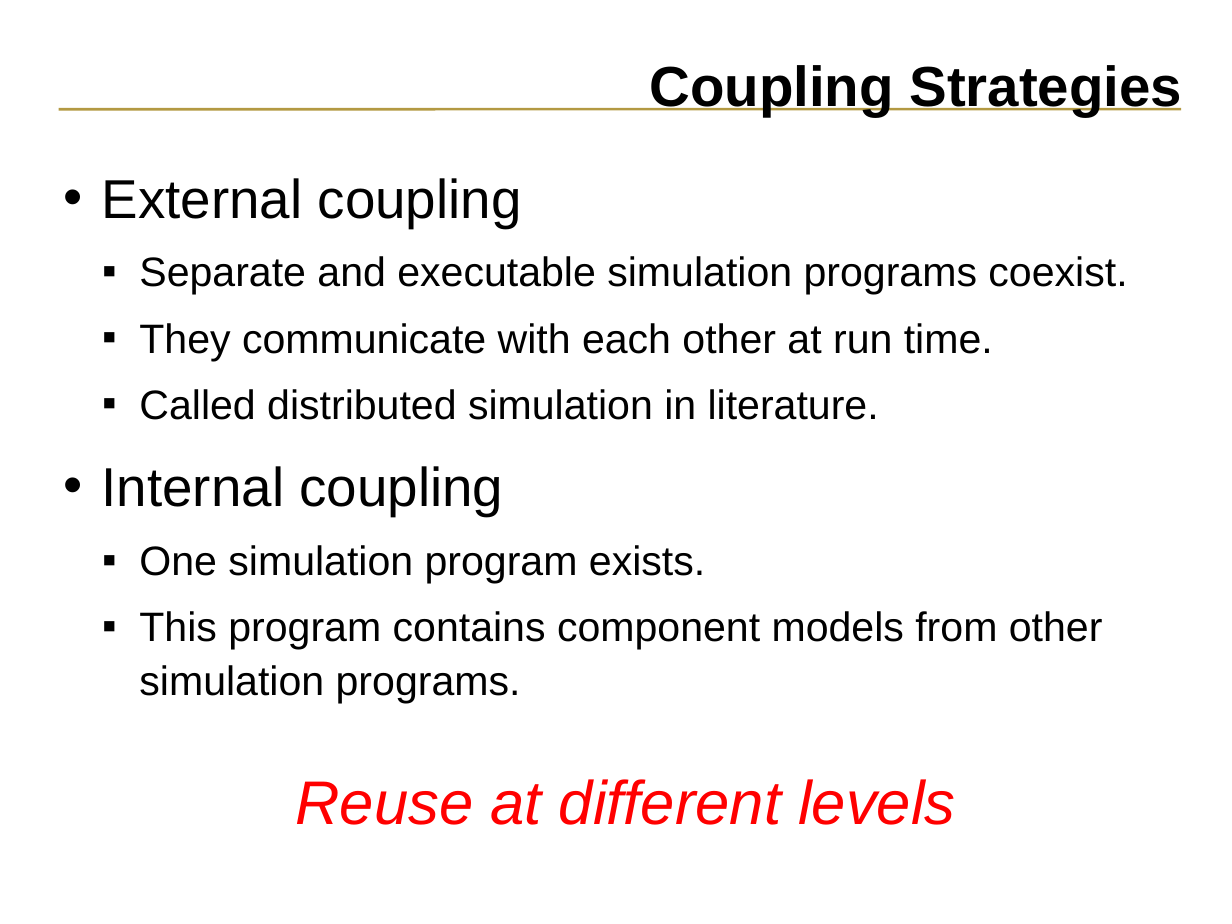
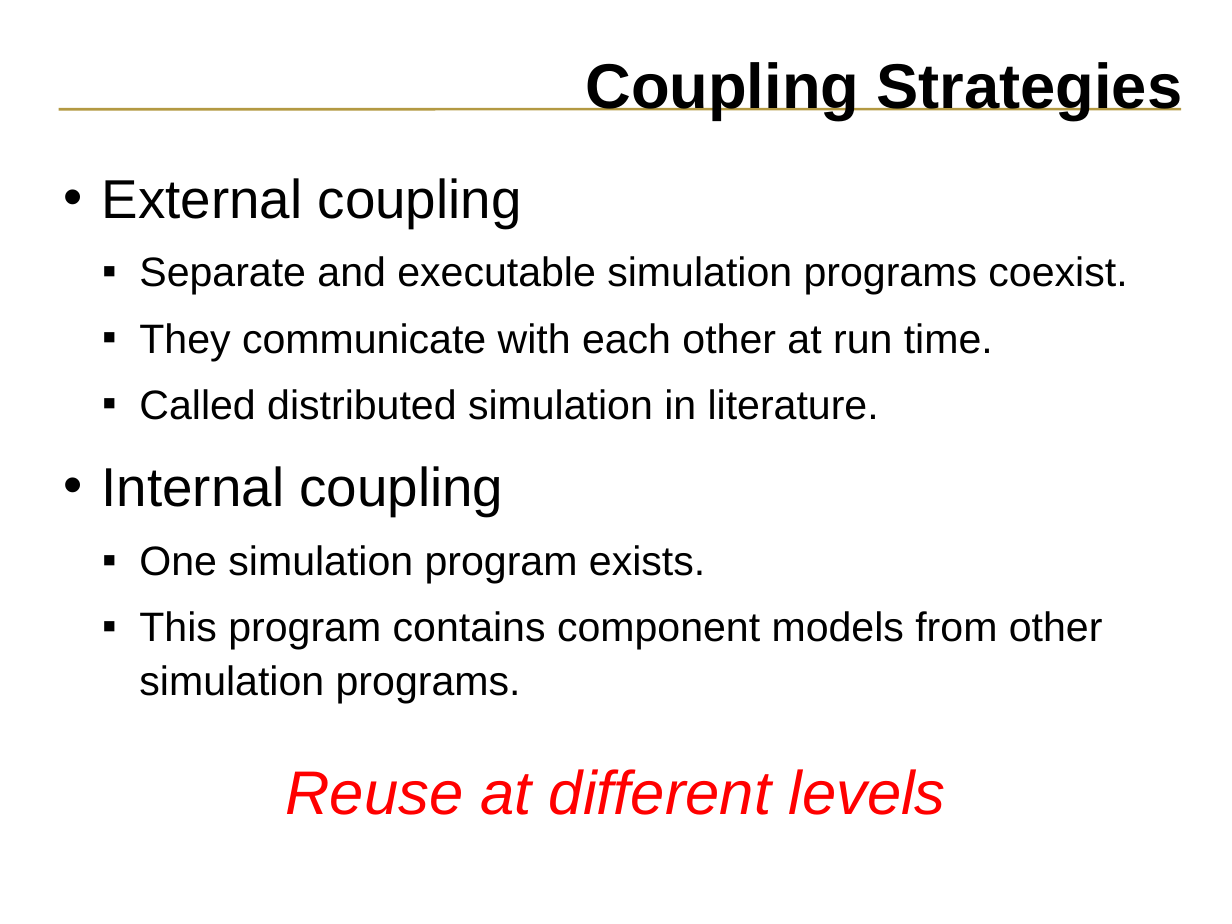
Before and after one commit to ESP-rCommunity/ESPrExtras, a slide deck: slide 4 of training/NRCan_course_materials/trnsys_coupling/trnsys_coupling.ppt. Drawn at 1232x924 pixels with LibreOffice and Linux fonts; fonts in the diff are those of the drawing. Boxes give left, top, right and bottom in pixels: in the first picture for what was removed or moved away, otherwise in the second. Text is boxed around its words. In the diff, an @@ line names an element or a change of style, - is before the commit and + after.

```diff
--- a/training/NRCan_course_materials/trnsys_coupling/trnsys_coupling.ppt
+++ b/training/NRCan_course_materials/trnsys_coupling/trnsys_coupling.ppt
@@ title "Coupling Strategies" at box(585, 62, 1183, 120): size 33 to 37 pt @@
@@ text "Reuse at different levels": place and size @@
-text "Reuse at different levels" at box(295, 779, 955, 825)
+text "Reuse at different levels" at box(285, 769, 945, 815)
```
Also in this commit, not shown: 32 other slides changed, 11 slides added, 5 other files.
